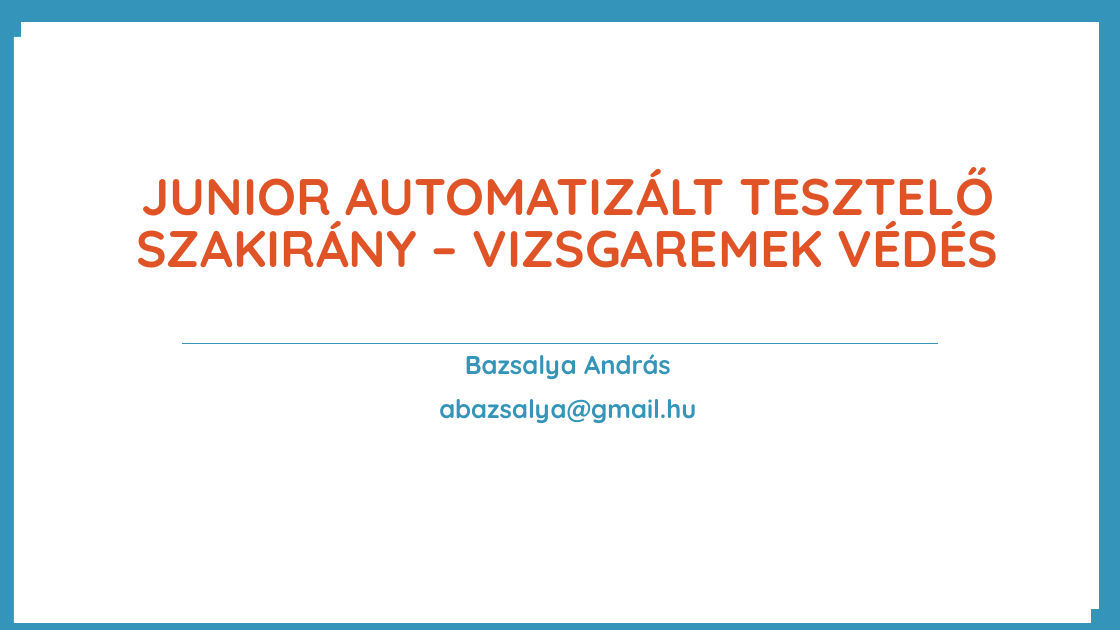
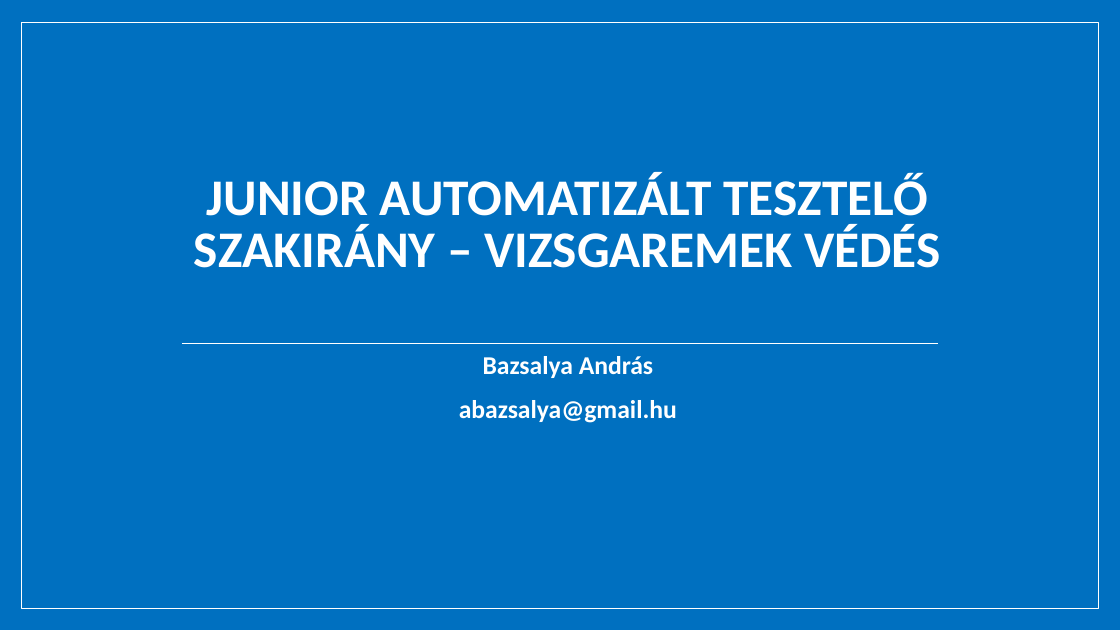
Before and after one commit to andysmagicrepo/conduit, a slide deck: slide 1 of testcases/Bazsalya Andras 202108 Junior automatizált tesztelő szakirány – vizsgaremek védés.pptx. Drawn at 1120x630 pixels with LibreOffice and Linux fonts; fonts in the diff are those of the drawing; background and template pictures are left out. Boxes give left, top, right and bottom in pixels: in the first picture for what was removed or moved away, otherwise in the second. Text is boxed around its words. In the diff, an @@ line names an element or a change of style, - is before the commit and + after.

```diff
--- a/testcases/Bazsalya Andras 202108 Junior automatizált tesztelő szakirány – vizsgaremek védés.pptx
+++ b/testcases/Bazsalya Andras 202108 Junior automatizált tesztelő szakirány – vizsgaremek védés.pptx
@@ background #3494BA to #0070C0 @@
@@ rectangle at [21,23,1098,608]: fill #FFFFFF to #0070C0 @@
@@ rectangle removed at [14,37,1091,623] @@
@@ title "JUNIOR AUTOMATIZÁLT TESZTELŐ SZAKIRÁNY – ..." at [194,172,940,268]: font Quicksand to Calibri, text colour #DF5327 to #FFFFFF, letter outline #FFFFFF 1.25 pt to none @@
@@ subtitle "Bazsalya András" at [459,356,677,423]: font Quicksand to Calibri, text colour #3494BA to #FFFFFF @@
@@ line (181, 343) - (938, 343): stroke #3494BA 0.79 pt to #FFFFFF 0.79 pt @@
```
Also in this commit, not shown: 4 other slides changed.
